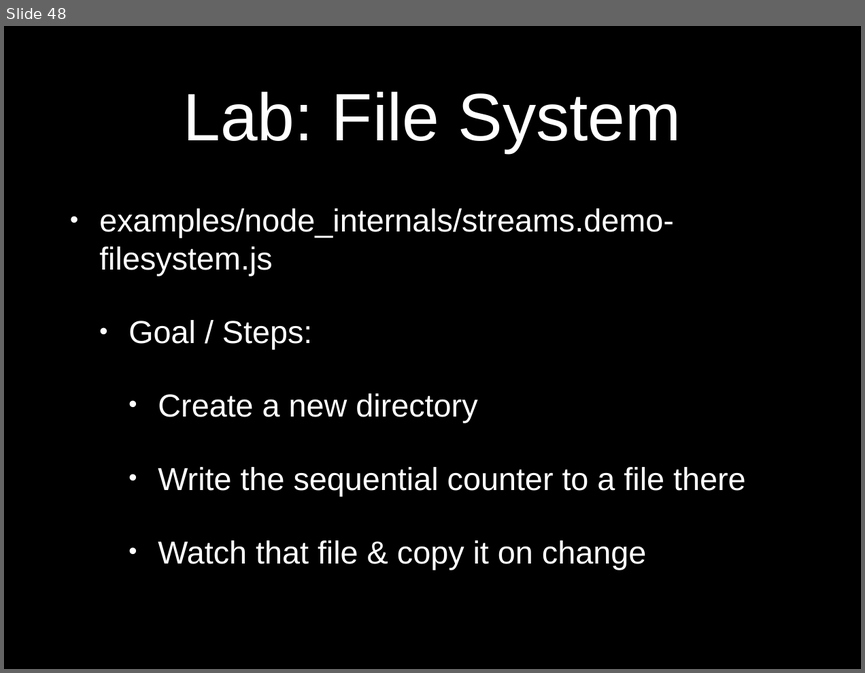
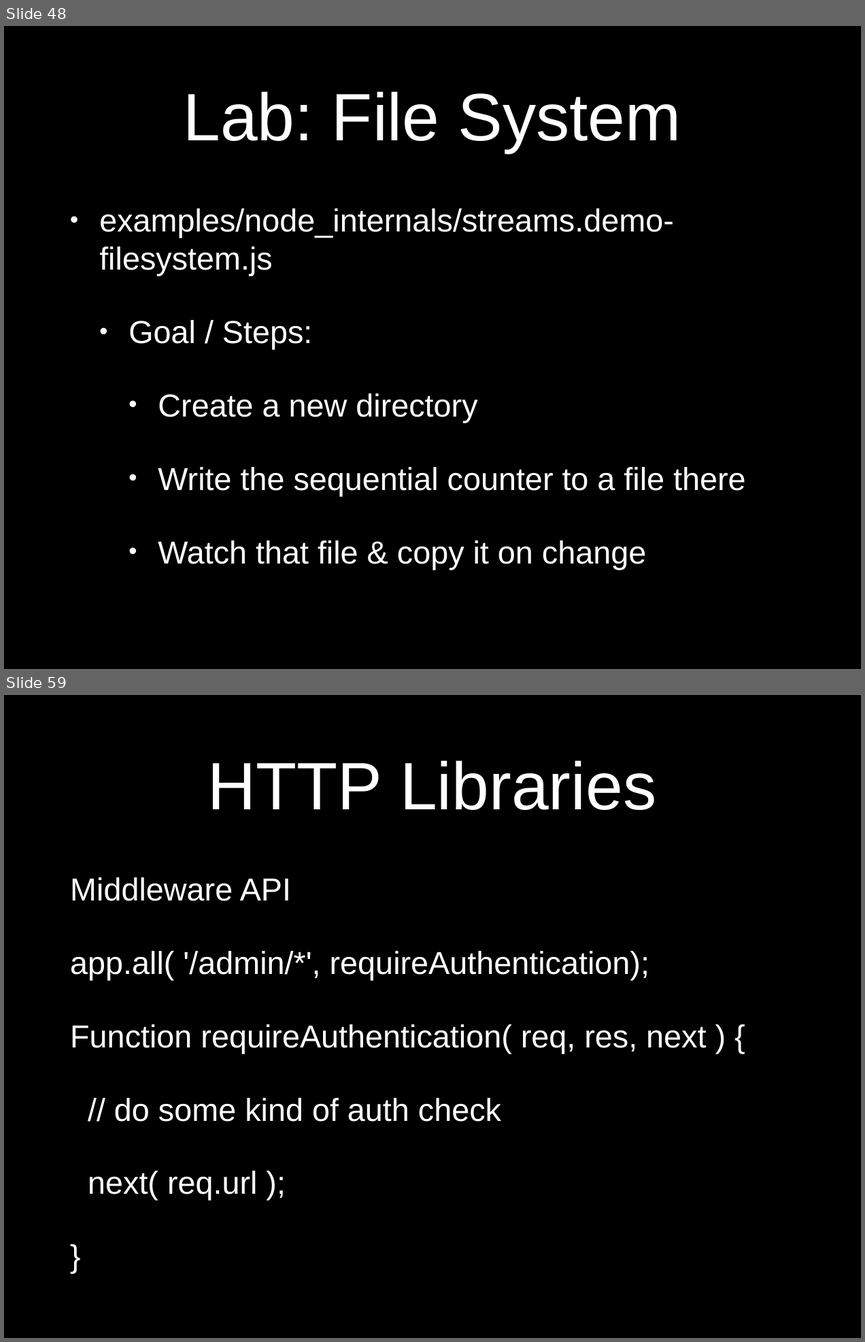
Before and after one commit to eliasjames/training-node-backbone, a slide deck: slides/NodeBackboneDay1.pptx. Shown one above the other, each under a label of ours: slide 48 before the commit, slides 48 and 59 after it; the slides between them are not shown. The pictures are 865x673 and 865x1342 pixels, drawn with LibreOffice and Linux fonts; fonts in the diff are those of the drawing. Boxes give left, top, right and bottom in pixels: in the first picture for what was removed or moved away, otherwise in the second. Text is boxed around its words. In the diff, an @@ line names an element or a change of style, - is before the commit and + after.

```diff
--- a/slides/NodeBackboneDay1.pptx
+++ b/slides/NodeBackboneDay1.pptx
@@ slide 59 added at (4, 695, 861, 1338), background #000000 @@
@@ title added at (208, 760, 656, 810), 80 pt, text #FFFFFF @@
+HTTP Libraries
@@ text added at (70, 877, 706, 1200), 38 pt, text #FFFFFF @@
+Middleware API
+app.all( '/admin/*', requireAuthentication);
+Function requireAuthentication( req, res, next ) {
+// do some kind of auth check
+next( req.url );
+}
```
Also in this commit, not shown: 10 other slides added.
